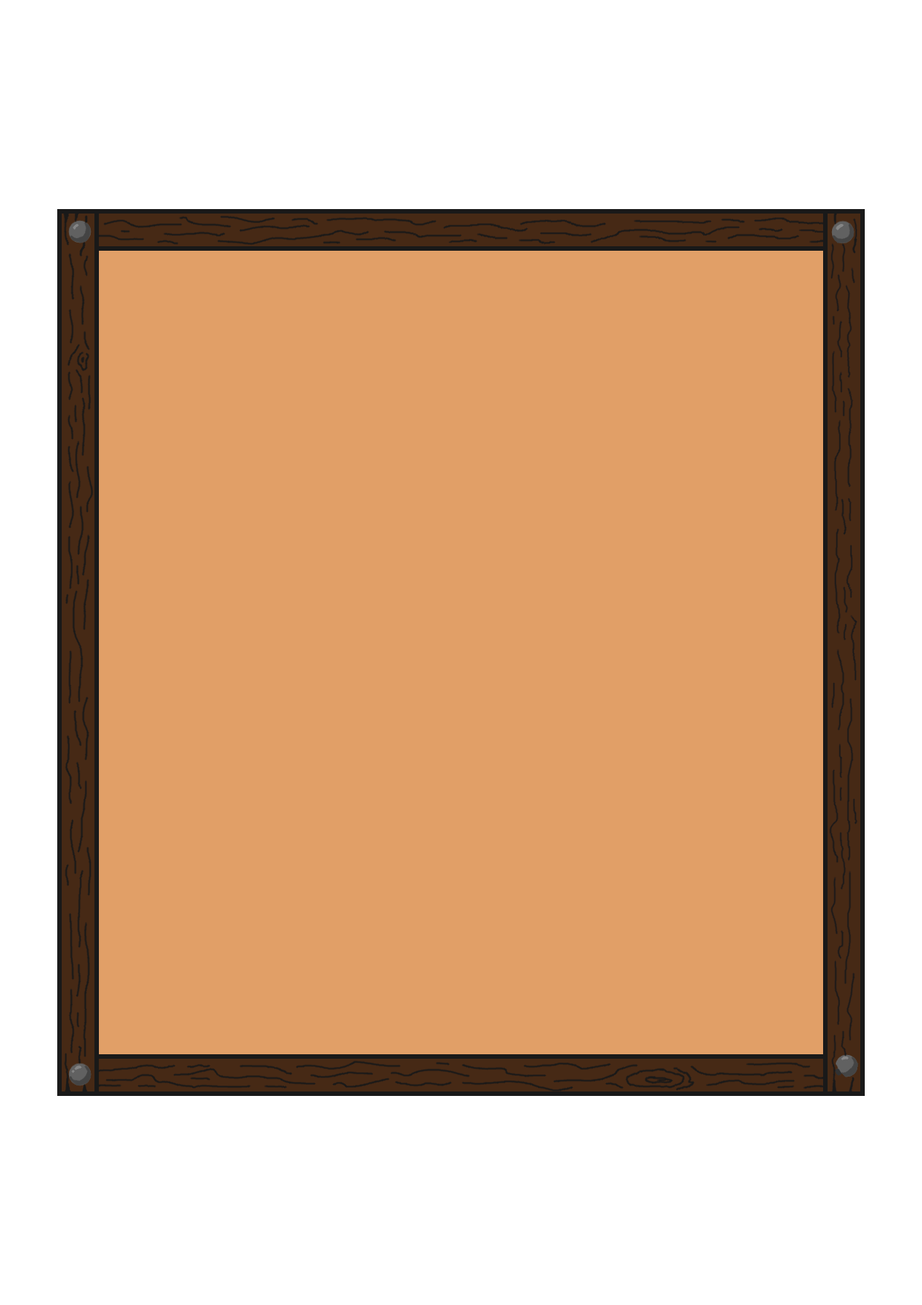
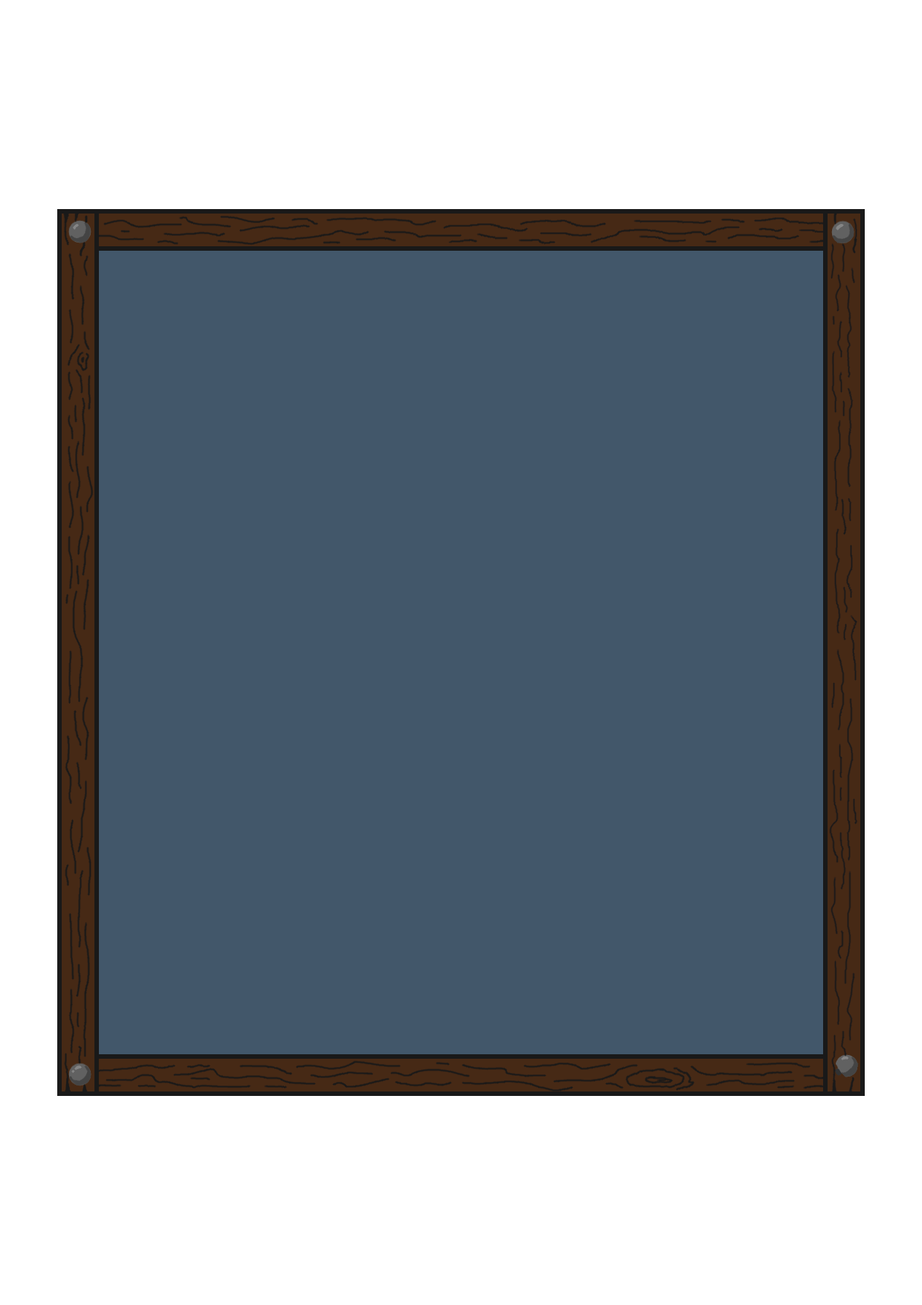
Layered file, before and after one edit (922px x 1305px). Changes by layer:
painted on "Pasted Layer" over [98, 250, 824, 1055]
